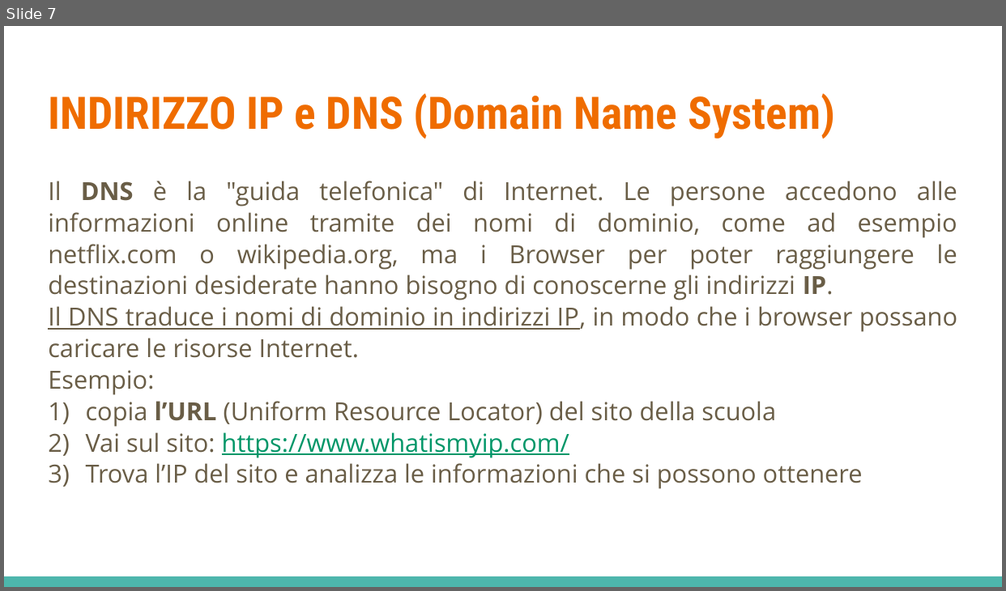
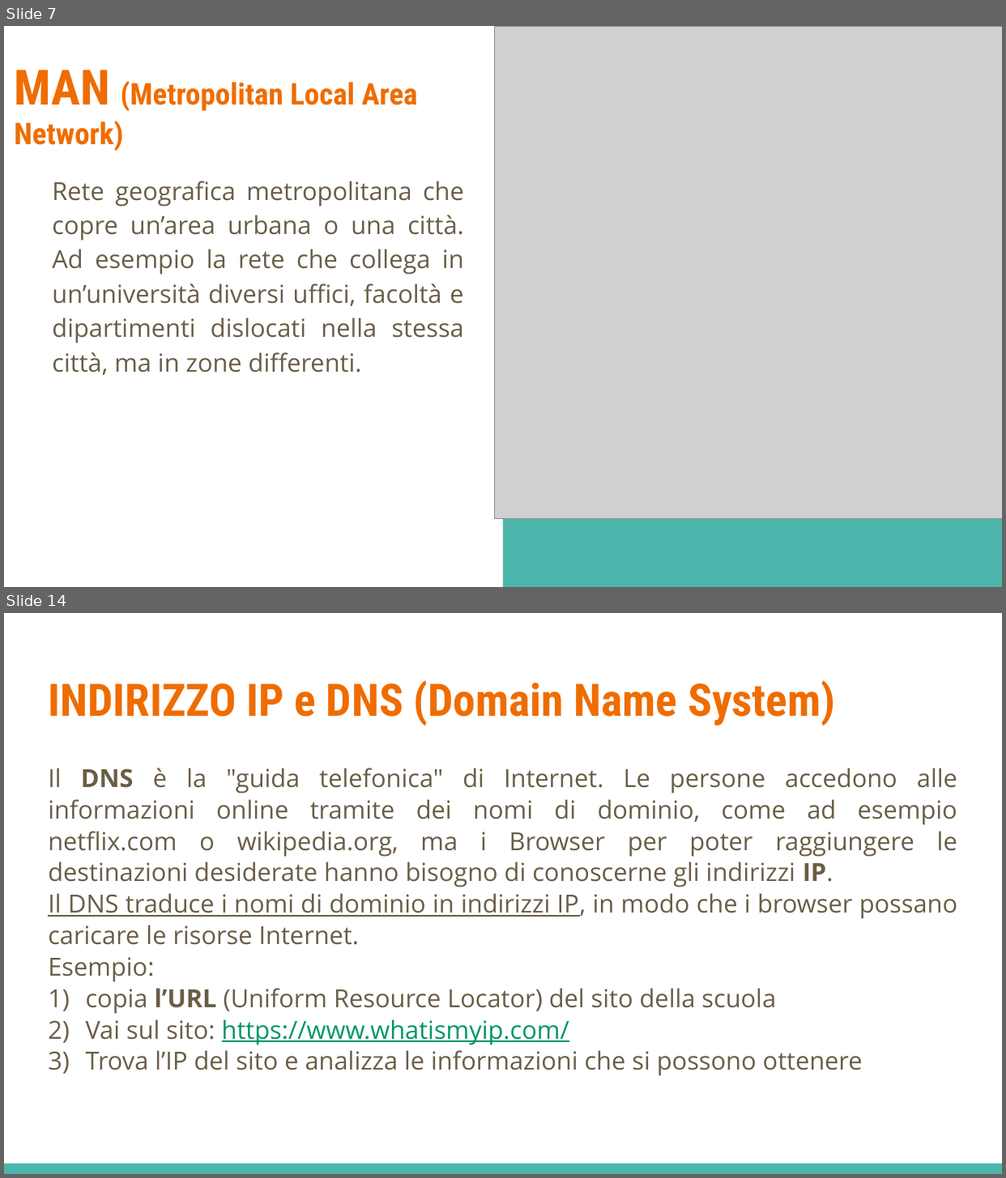
Before and after one commit to LeleCazza/LeleCazza.github.io, a slide deck: reti_informatiche/materiale/lezione_1_reti_introduzione.pptx. Shown one above the other, each under a label of ours: slide 7 before the commit, slides 7 and 14 after it; the slides between them are not shown. The pictures are 1006x591 and 1006x1178 pixels, drawn with LibreOffice and Linux fonts; fonts in the diff are those of the drawing; grey boxes stand for pictures. Boxes give left, top, right and bottom in pixels: in the first picture for what was removed or moved away, otherwise in the second. Text is boxed around its words. In the diff, an @@ line names an element or a change of style, - is before the commit and + after.

```diff
--- a/reti_informatiche/materiale/lezione_1_reti_introduzione.pptx
+++ b/reti_informatiche/materiale/lezione_1_reti_introduzione.pptx
@@ slide 7 added at (x1=4, y1=26, x2=1002, y2=587), background #FFFFFF @@
@@ picture added at (x1=494, y1=26, x2=1002, y2=519) @@
@@ rectangle added at (x1=503, y1=26, x2=1002, y2=587), fill #4DB6AC @@
@@ title added at (x1=14, y1=70, x2=418, y2=151), 21.6 pt, text #EF6C00, bold @@
+MAN (Metropolitan Local Area Network)
@@ subtitle added at (x1=52, y1=181, x2=464, y2=375), 18 pt, text #695D46 @@
+Rete geografica metropolitana che copre un’area urbana o una città. Ad esempio la rete che collega in un’università diversi uffici, facoltà e dipartimenti dislocati nella stessa città, ma in zone differenti.
@@ what was slide 7 is now slide 14 @@
```
Also in this commit, not shown: 6 slides changed, 7 other slides added, 2 slides removed, 1 other file.
